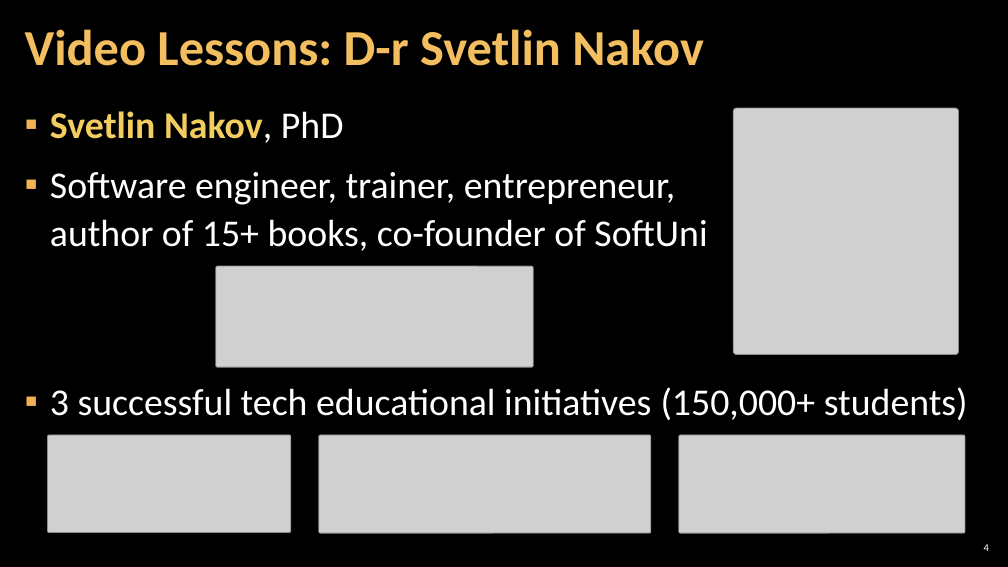
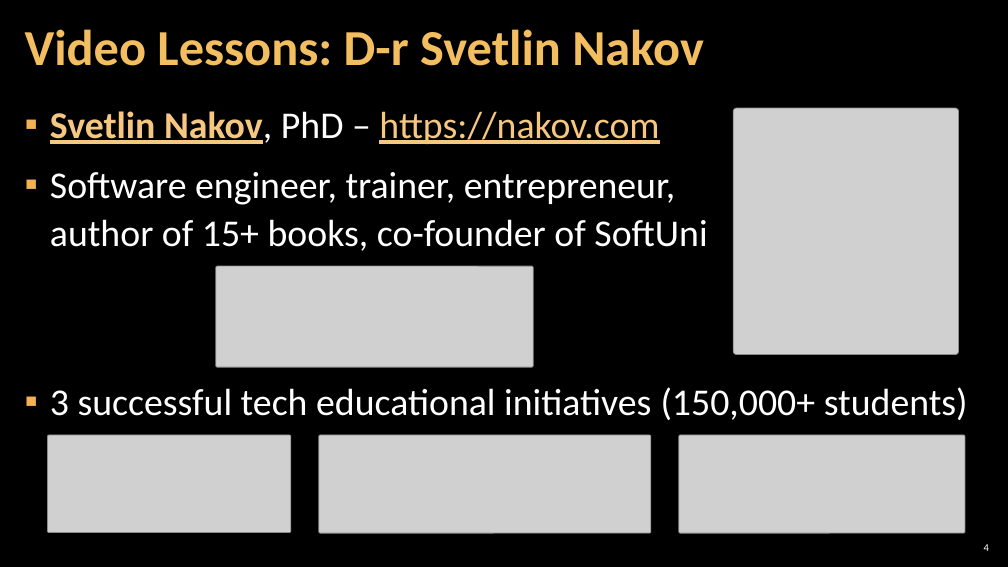
Before and after one commit to SoftUni/Programming-Basics-Book-CSharp-EN, a slide deck: slide 4 of resources/Presentation-Slides/Chapter-0-Preface/04.Trainers-and-Contributors.pptx. Drawn at 1008x567 pixels with LibreOffice and Linux fonts; fonts in the diff are those of the drawing; grey boxes stand for pictures; background and template pictures are left out. Boxes give left, top, right and bottom in pixels: in the first picture for what was removed or moved away, otherwise in the second. Text is boxed around its words. In the diff, an @@ line names an element or a change of style, - is before the commit and + after.

```diff
--- a/resources/Presentation-Slides/Chapter-0-Preface/04.Trainers-and-Contributors.pptx
+++ b/resources/Presentation-Slides/Chapter-0-Preface/04.Trainers-and-Contributors.pptx
@@ text at [50, 111, 659, 144]: text changed; text colour #F3CD60 to #F6C781; bold off @@
-▪ Svetlin Nakov, PhD
+▪ Svetlin Nakov, PhD – https://nakov.com
```
Also in this commit, not shown: 3 other slides changed, 12 other files.
